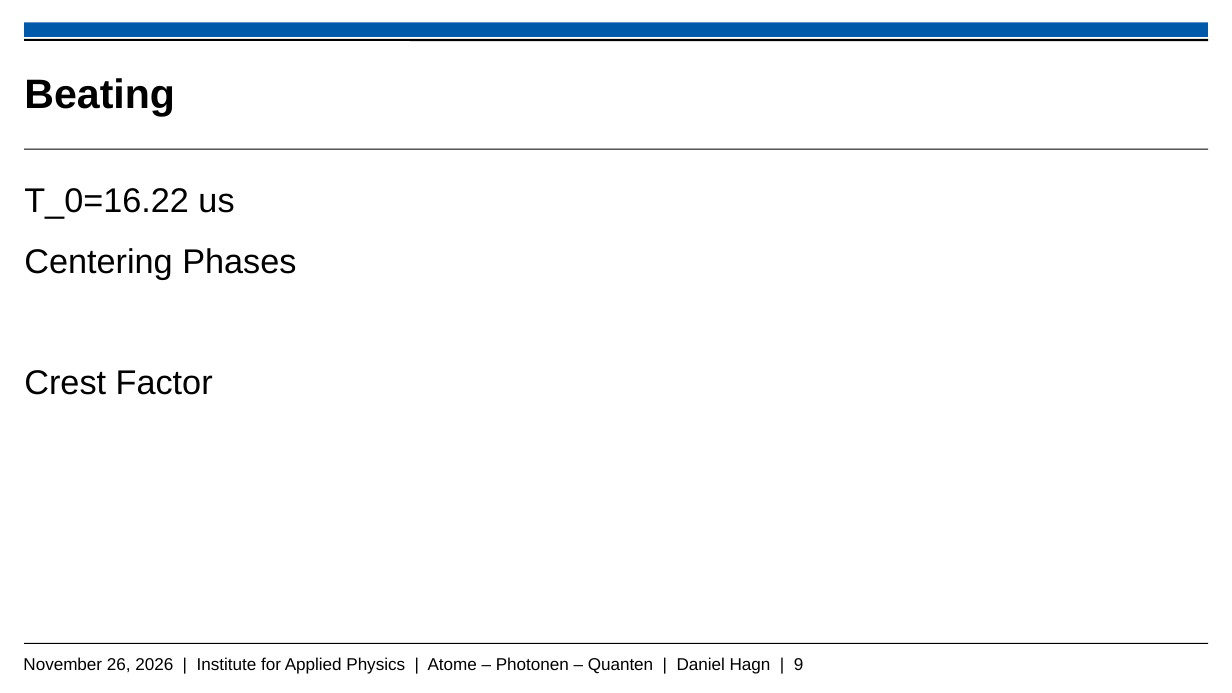
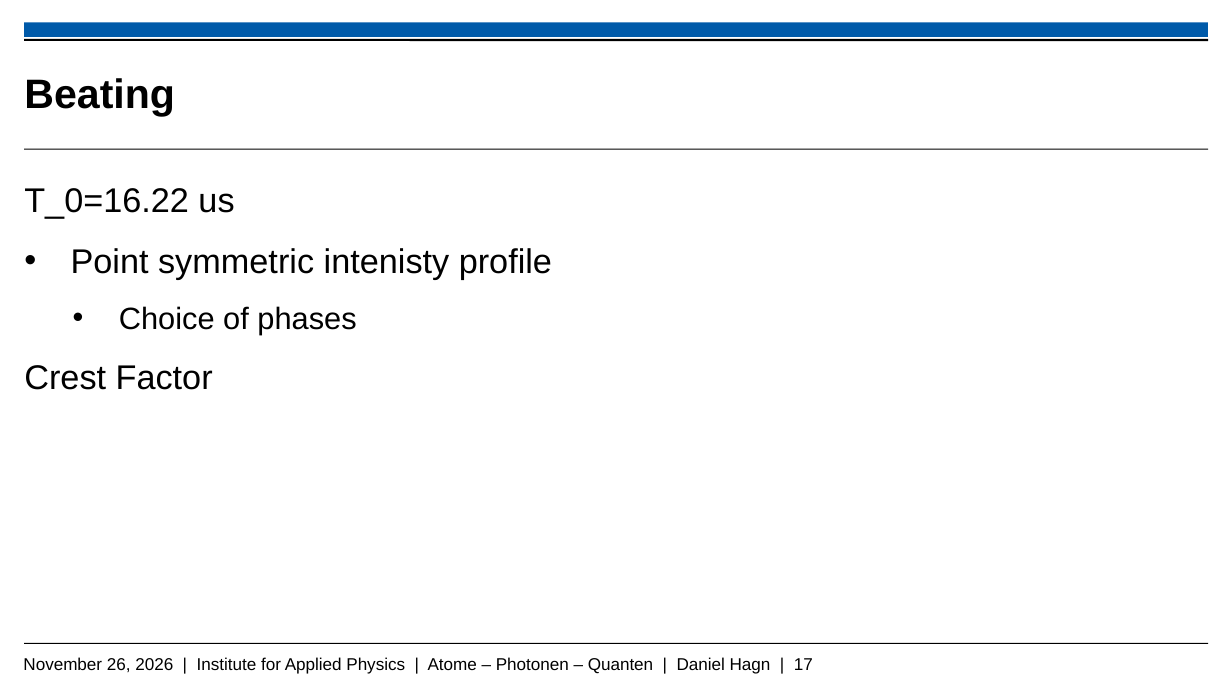
Before and after one commit to Daniel-Hagn-physik/Masterthesis_Backup, a slide deck: slide 17 of Hagn_Daniel_Mastervortrag.pptx (slide 9 before the commit). Drawn at 1232x693 pixels with LibreOffice and Linux fonts; fonts in the diff are those of the drawing; background and template pictures are left out. Boxes give left, top, right and bottom in pixels: in the first picture for what was removed or moved away, otherwise in the second. Text is boxed around its words. In the diff, an @@ line names an element or a change of style, - is before the commit and + after.

```diff
--- a/Hagn_Daniel_Mastervortrag.pptx
+++ b/Hagn_Daniel_Mastervortrag.pptx
@@ text at box(71, 248, 552, 334): text changed @@
-Centering Phases
+• Point symmetric intenisty profile
+    • Choice of phases
@@ text at box(23, 657, 813, 674): text changed @@
-November 26, 2026 | Institute for Applied Physics | Atome – Photonen – Quanten | Daniel Hagn | 9
+November 26, 2026 | Institute for Applied Physics | Atome – Photonen – Quanten | Daniel Hagn | 17
```
Also in this commit, not shown: 11 other slides changed, 10 slides added, 5 other files.
